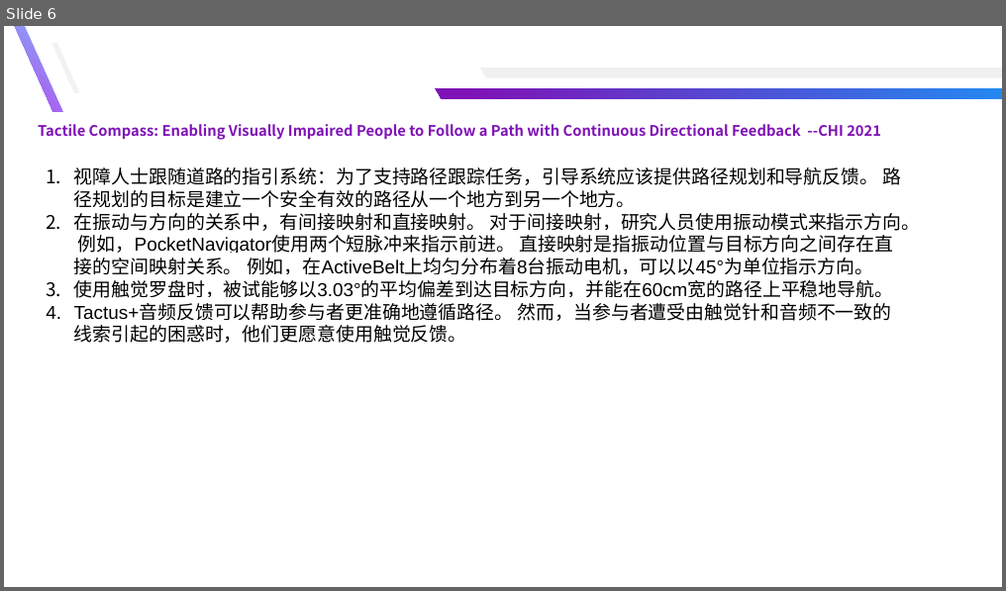
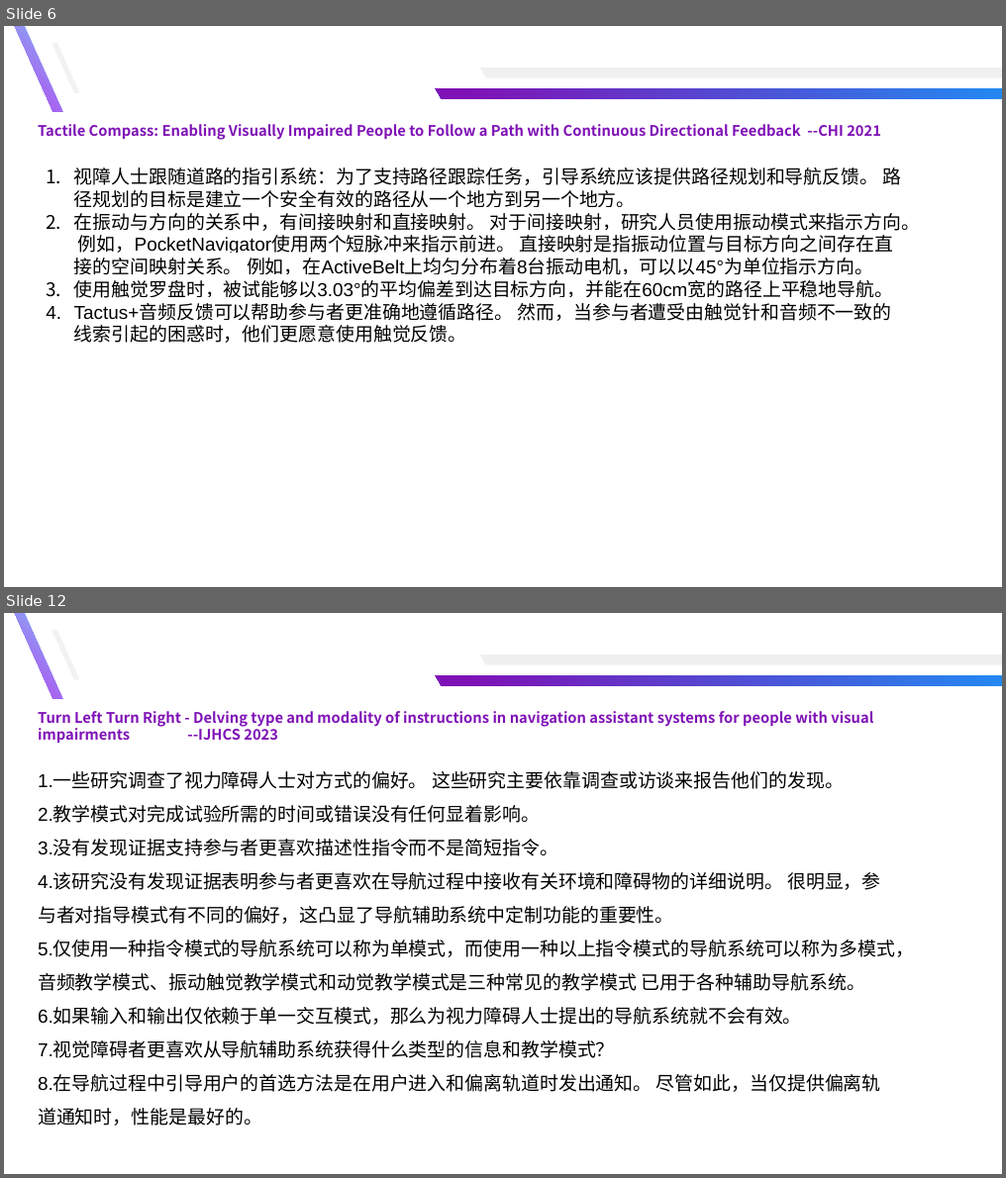
Before and after one commit to yuyongsong/Paper, a slide deck: 记录.pptx. Shown one above the other, each under a label of ours: slide 6 before the commit, slides 6 and 12 after it; the slides between them are not shown. The pictures are 1006x591 and 1006x1178 pixels, drawn with LibreOffice and Linux fonts; fonts in the diff are those of the drawing. Boxes give left, top, right and bottom in pixels: in the first picture for what was removed or moved away, otherwise in the second. Text is boxed around its words. In the diff, an @@ line names an element or a change of style, - is before the commit and + after.

```diff
--- a/记录.pptx
+++ b/记录.pptx
@@ slide 12 added at [4, 613, 1002, 1174], background #FFFFFF @@
@@ freeform shape added at [15, 613, 62, 699], fill gradient #81BDF8 to #B543ED @@
@@ freeform shape added at [52, 630, 80, 679], fill #F2F2F2 @@
@@ freeform shape added at [480, 655, 1002, 665], fill #F0F0F0 @@
@@ freeform shape added at [436, 676, 1002, 686], fill gradient #228AF2 to #7F12B6 @@
@@ text added at [38, 711, 873, 743], 14 pt, text #7F12B6, bold @@
+Turn Left Turn Right - Delving type and modality of instructions in navigation assistant systems for people with visual impairments --IJHCS 2023
@@ text added at [38, 771, 914, 1126], 18 pt, text #000000 @@
+1.一些研究调查了视力障碍人士对方式的偏好。 这些研究主要依靠调查或访谈来报告他们的发现。
+2.教学模式对完成试验所需的时间或错误没有任何显着影响。
+3.没有发现证据支持参与者更喜欢描述性指令而不是简短指令。
+4.该研究没有发现证据表明参与者更喜欢在导航过程中接收有关环境和障碍物的详细说明。 很明显，参与者对指导模式有不同的偏好，这凸显了导航辅助系统中定制功能的重要性。
+5.仅使用一种指令模式的导航系统可以称为单模式，而使用一种以上指令模式的导航系统可以称为多模式，
+音频教学模式、振动触觉教学模式和动觉教学模式是三种常见的教学模式 已用于各种辅助导航系统。
+6.如果输入和输出仅依赖于单一交互模式，那么为视力障碍人士提出的导航系统就不会有效。
+7.视觉障碍者更喜欢从导航辅助系统获得什么类型的信息和教学模式？
+8.在导航过程中引导用户的首选方法是在用户进入和偏离轨道时发出通知。 尽管如此，当仅提供偏离轨道通知时，性能是最好的。
```
Also in this commit, not shown: 1 slide changed, 6 other slides added, 20 other files.
